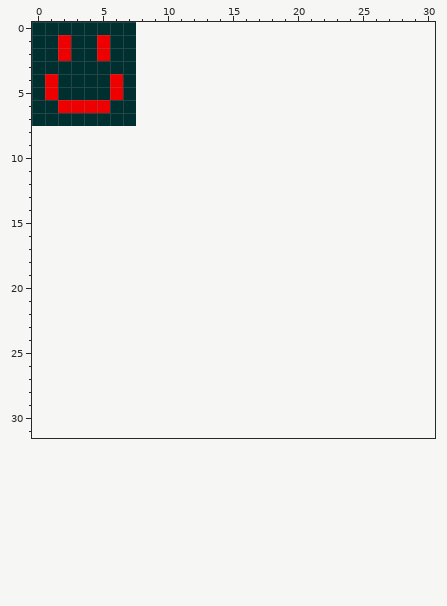
Two versions of one pixel-art sprite, trunk/sprites/fx11d0.gif. That is the earlier state.
The file is 8x8 pixels. Colours within 5 levels of each other are drawn and written as one. The old version is drawn lined up with the new one, on the new canvas.
Once edited:
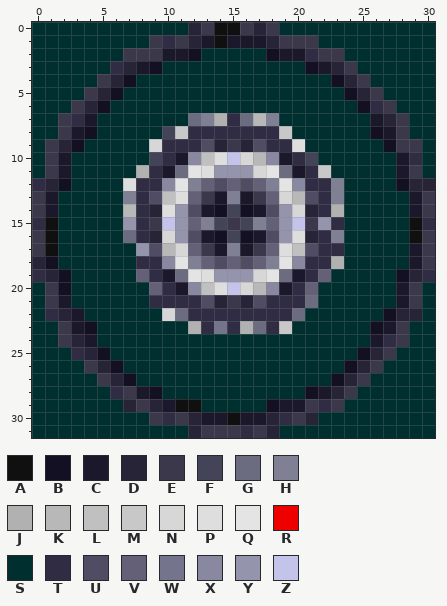
Palette (. is transparent): A #101010  B #141024  C #1c182c  D #282438  E #3c384c  F #444458  G #6c6c80  H #808094  J #b1b1b1  K #b8b8b8  L #c0c0c0  M #c8c8c8  N #d7d7d7  P #dedede  Q #e4e4e4  R #ef0000  S #002f2f  T #302c44  U #504c64  V #646078  W #74748c  X #8888a0  Y #9494ac  Z #c4c4eb
Edits made:
canvas 8x8 -> 31x32
Changed rows in their new state; - is an unchanged pixel.
first column x 0:
 0 --------SSSSDEAAEDESSSSSSSSSSSS
 1 --S--S--SETEDCACCCDEEESSSSSSSSS
 2 --S--S-EEECCBSSSSSBCCTEESSSSSSS
 3 ------TDCBSSSSSSSSSSSBCDESSSSSS
 4 -S---EDBSSSSSSSSSSSSSSSBDESSSSS
 5 -S--EDB-SSSSSSSSSSSSSSSSBDESSSS
 6 --SEDB--SSSSSSSSSSSSSSSSSBTESSS
 7 --ETC---SSSSGHJTGKHSSSSSSSCDESS
 8 SSECBSSSSSFMTTTTTTTMSSSSSSBCESS
 9 SEDBSSSSSNTTTUDEDUTTPSSSSSSBEES
10 SECSSSSSSFTCXLPZNKXCTFSSSSSSCTS
11 SECSSSSSJTCGQPYYYNQGCTMSSSSSCES
12 TDBSSSSPTTXQHVUVUVHQXTTHSSSSBDD
13 ECSSSSSHTULPVECHCEVNKUTHSSSSSCE
14 ECSSSSSKTDPYUCBFBCUYNDTJSSSSSCE
15 TASSSSSYTEZYVHFEFHVYZEYTSSSSSAT
16 EASSSSSGTDNYUCBFBCUYPDTHSSSSSAE
17 EASSSSSSYUKNVECHCEVPLUTTSSSSSCE
18 DBSSSSSSTTXQHVUVUVHQXTTJSSSSSCE
19 TDBSSSSSVTCGQPYYYNQGCTVSSSSSBDT
20 SEBSSSSSSVTCXLPZNKXCTVSSSSSSCES
21 SECSSSSSSTTTTUDEDUTTTGSSSSSSCES
22 STDCSSSSSSNGTTTTTTTTGSSSSSSBDDS
23 SSECBSSSSSSSJTWTJGTMSSSSSSBCESS
24 SSEDCSSSSSSSSSSSSSSSSSSSSSCTESS
25 SSSTDBSSSSSSSSSSSSSSSSSSSBDESSS
26 SSSSEDBSSSSSSSSSSSSSSSSSBDESSSS
27 SSSSSEDBSSSSSSSSSSSSSSSBDESSSSS
28 SSSSSSTECBSSSSSSSSSSSBCDESSSSSS
29 SSSSSSSDEDCAASSSSSBCCETESSSSSSS
30 SSSSSSSSSETEDCCACCDTEDSSSSSSSSS
31 SSSSSSSSSSSSDEEETEDSSSSSSSSSSSS
Changed places in both pictures, as pixel boxes (x1, y1, x2, y2):
changed: (32, 22, 435, 438)
